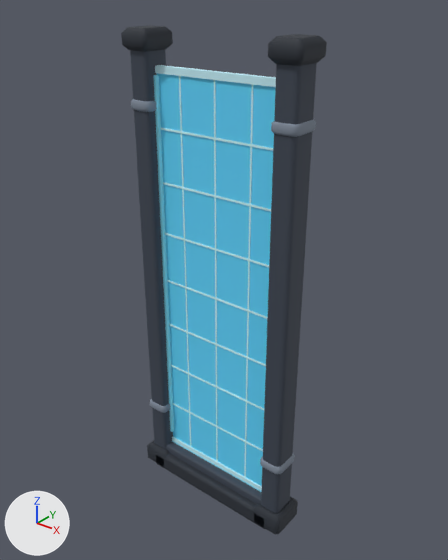
The glTF model navigateur/public/models/terra/barriere_holographique.glb, before and after one commit.
The view is the same before and after, from a 50 mm lens placed at (1.093, -1.331, 1.671), pointed at (0.001, 0.032, 0.826). The lights are fixed; the arrows at lower left show +X, +Y and +Z. The older version comes first. Vertices at exactly the same position are counted once.

Objects in the first picture: 'barriere_emetteur.002', 'barriere_emetteur_bord.002', 'holo_mur_holo_clair.002', 'holo_mur_holo_cyan.002', 'poteau_d_emetteur.002', 'poteau_d_emetteur_bord.002', 'poteau_d_emetteur_clair.002', 'poteau_g_emetteur.002', 'poteau_g_emetteur_bord.002', 'poteau_g_emetteur_clair.002', 'poteau_g_lentille.002' and 1 more.
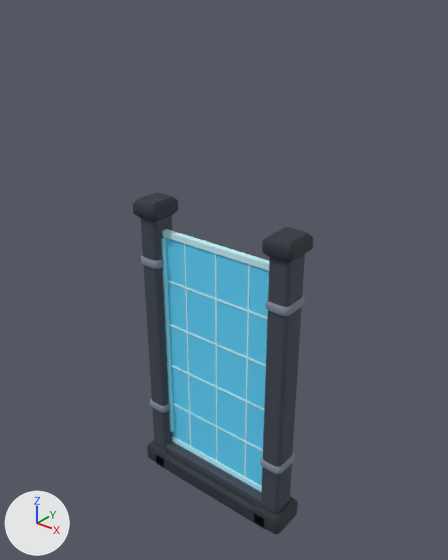
Edits to the bpy script that builds the scene:
```text
Change me_holo_mur_holo_clair_003:
    remove me_holo_mur_holo_clair_003.from_pydata(...)  # 96 vertices, 144 faces; spans x -0.25..0.25, y -0.01..0.01, z 0.1..1.45
    add me_holo_mur_holo_clair_003.from_pydata(...)  # 72 vertices, 108 faces; spans x -0.25..0.25, y -0.01..0.01, z 0.1..0.95
    me_holo_mur_holo_clair_003 part 1: the loose piece of 8 vertices spanning x -0.25..0.25, y -0.01..0.01, z 1.43..1.45 is moved by (0.0, 0.0, -0.5)
    me_holo_mur_holo_clair_003 part 2: the loose piece of 8 vertices spanning x -0.25..0.25, y -0.007..0.007, z 1.271..1.277 is deleted
    me_holo_mur_holo_clair_003 part 3: the loose piece of 8 vertices spanning x -0.25..0.25, y -0.007..0.007, z 1.104..1.11 is deleted
    me_holo_mur_holo_clair_003 part 4: 8 vertices removed from x -0.25..0.25, y -0.007..0.007, z 0.938..0.944; 12 vertices added at x -0.127..0.127, y -0.007..0.007, z 0.94
    me_holo_mur_holo_clair_003 part 5: 12 vertices removed from x -0.127..0.127, y -0.007..0.007, z 1.44
    other edits to the shape of me_holo_mur_holo_clair_003 do not show in these pictures
Change me_holo_mur_holo_cyan_003:
    remove me_holo_mur_holo_cyan_003.from_pydata(...)  # 8 vertices, 12 faces; spans x -0.25..0.25, y -0.005..0.005, z 0.11..1.44
    add me_holo_mur_holo_cyan_003.from_pydata(...)  # 8 vertices, 12 faces; spans x -0.25..0.25, y -0.005..0.005, z 0.11..0.94
    me_holo_mur_holo_cyan_003 part 6: the whole mesh is scaled about its middle by (1, 1, 0.624), then moved by (0.0, 0.0, -0.25)
Change me_poteau_d_emetteur_003:
    remove me_poteau_d_emetteur_003.from_pydata(...)  # 64 vertices, 124 faces; spans x 0.215..0.285, y -0.045..0.045, z 0.07..1.5
    add me_poteau_d_emetteur_003.from_pydata(...)  # 64 vertices, 124 faces; spans x 0.215..0.285, y -0.045..0.045, z 0.07..1.0
    me_poteau_d_emetteur_003 part 7: all 32 vertices in x 0.215..0.285, y -0.045..0.045, z 1.487..1.5 are moved by (0.0, 0.0, -0.5)
Change me_poteau_d_emetteur_bord_003:
    remove me_poteau_d_emetteur_bord_003.from_pydata(...)  # 128 vertices, 248 faces; spans x 0.19..0.31, y -0.06..0.06, z 0.0..1.55
    add me_poteau_d_emetteur_bord_003.from_pydata(...)  # 128 vertices, 248 faces; spans x 0.19..0.31, y -0.06..0.06, z 0.0..1.05
    me_poteau_d_emetteur_bord_003 part 8: the loose piece of 64 vertices spanning x 0.2..0.3, y -0.06..0.06, z 1.49..1.55 is moved by (0.0, 0.0, -0.5)
Change me_poteau_d_emetteur_clair_003:
    remove me_poteau_d_emetteur_clair_003.from_pydata(...)  # 128 vertices, 248 faces; spans x 0.209..0.291, y -0.051..0.051, z 0.25..1.355
    add me_poteau_d_emetteur_clair_003.from_pydata(...)  # 128 vertices, 248 faces; spans x 0.209..0.291, y -0.051..0.051, z 0.25..0.855
    me_poteau_d_emetteur_clair_003 part 9: the loose piece of 64 vertices spanning x 0.209..0.291, y -0.051..0.051, z 1.325..1.355 is moved by (0.0, 0.0, -0.5)
Change me_poteau_g_emetteur_003:
    remove me_poteau_g_emetteur_003.from_pydata(...)  # 64 vertices, 124 faces; spans x -0.285..-0.215, y -0.045..0.045, z 0.07..1.5
    add me_poteau_g_emetteur_003.from_pydata(...)  # 64 vertices, 124 faces; spans x -0.285..-0.215, y -0.045..0.045, z 0.07..1.0
    me_poteau_g_emetteur_003 part 10: all 32 vertices in x -0.285..-0.215, y -0.045..0.045, z 1.487..1.5 are moved by (0.0, 0.0, -0.5)
Change me_poteau_g_emetteur_bord_003:
    remove me_poteau_g_emetteur_bord_003.from_pydata(...)  # 128 vertices, 248 faces; spans x -0.31..-0.19, y -0.06..0.06, z 0.0..1.55
    add me_poteau_g_emetteur_bord_003.from_pydata(...)  # 128 vertices, 248 faces; spans x -0.31..-0.19, y -0.06..0.06, z 0.0..1.05
    me_poteau_g_emetteur_bord_003 part 11: the loose piece of 64 vertices spanning x -0.3..-0.2, y -0.06..0.06, z 1.49..1.55 is moved by (0.0, 0.0, -0.5)
Change me_poteau_g_emetteur_clair_003:
    remove me_poteau_g_emetteur_clair_003.from_pydata(...)  # 128 vertices, 248 faces; spans x -0.291..-0.209, y -0.051..0.051, z 0.25..1.355
    add me_poteau_g_emetteur_clair_003.from_pydata(...)  # 128 vertices, 248 faces; spans x -0.291..-0.209, y -0.051..0.051, z 0.25..0.855
    me_poteau_g_emetteur_clair_003 part 12: the loose piece of 64 vertices spanning x -0.291..-0.209, y -0.051..0.051, z 1.325..1.355 is moved by (0.0, 0.0, -0.5)
Change me_poteau_g_lentille_003:
    remove me_poteau_g_lentille_003.from_pydata(...)  # 48 vertices, 92 faces; spans x -0.219..-0.207, y -0.018..0.018, z 0.15..1.425
    add me_poteau_g_lentille_003.from_pydata(...)  # 48 vertices, 92 faces; spans x -0.219..-0.207, y -0.018..0.018, z 0.15..0.925
    me_poteau_g_lentille_003 part 13: the whole mesh is scaled about its middle by (1, 1, 0.607), then moved by (0.0, 0.0, -0.25)
```

Pixel boxes (x1, y1, x2, y2) of what changed, in the pictures (448 x 560 px; the box of a moved part takes in the faces that stretch with it):
'holo_mur_holo_cyan.002', moved, rescaled (12% narrower, 40% shorter)
    before: (156, 73, 276, 486)
    after: (164, 237, 269, 486)
'poteau_d_emetteur.002', reshaped (21% narrower, 42% shorter)
    before: (261, 63, 317, 513)
    after: (261, 254, 305, 513)
'poteau_g_emetteur.002', reshaped (23% narrower, 41% shorter)
    before: (130, 49, 173, 449)
    after: (140, 215, 173, 449)
'holo_mur_holo_clair.002', reshaped (12% narrower, 38% shorter)
    before: (155, 65, 276, 490)
    after: (163, 229, 269, 490)
'poteau_d_emetteur_bord.002', reshaped (19% narrower, 39% shorter)
    before: (253, 34, 327, 534)
    after: (253, 227, 313, 534)
'poteau_g_emetteur_bord.002', reshaped (13% narrower, 38% shorter)
    before: (121, 26, 173, 467)
    after: (133, 192, 178, 467)
'poteau_g_lentille.002', moved, rescaled (33% narrower, 46% shorter)
    before: (154, 75, 174, 432)
    after: (161, 238, 174, 432)
'poteau_d_emetteur_clair.002', reshaped (19% narrower, 50% shorter)
    before: (260, 120, 316, 474)
    after: (260, 296, 305, 474)
'poteau_g_emetteur_clair.002', reshaped (25% narrower, 50% shorter)
    before: (131, 99, 170, 413)
    after: (141, 256, 170, 413)
part 1 of me_holo_mur_holo_clair_003, moved or reshaped
    before: (155, 65, 276, 87)
    after: (163, 229, 269, 271)
part 2 of me_holo_mur_holo_clair_003, deleted
    before: (160, 127, 273, 151)
part 3 of me_holo_mur_holo_clair_003, deleted (mostly hidden)
    before: (163, 182, 271, 212)
part 4 of me_holo_mur_holo_clair_003, moved or reshaped (mostly hidden before)
    before: (165, 233, 269, 267)
    after: (184, 244, 250, 478)
part 5 of me_holo_mur_holo_clair_003, deleted
    before: (179, 76, 254, 478)
part 8 of me_poteau_d_emetteur_bord_003, moved or reshaped
    before: (268, 34, 327, 66)
    after: (262, 227, 313, 263)
part 9 of me_poteau_d_emetteur_clair_003, moved or reshaped
    before: (271, 120, 314, 137)
    after: (265, 296, 305, 316)
part 11 of me_poteau_g_emetteur_bord_003, moved or reshaped
    before: (121, 26, 173, 52)
    after: (133, 192, 178, 222)
part 12 of me_poteau_g_emetteur_clair_003, moved or reshaped
    before: (131, 99, 157, 112)
    after: (141, 256, 164, 269)
